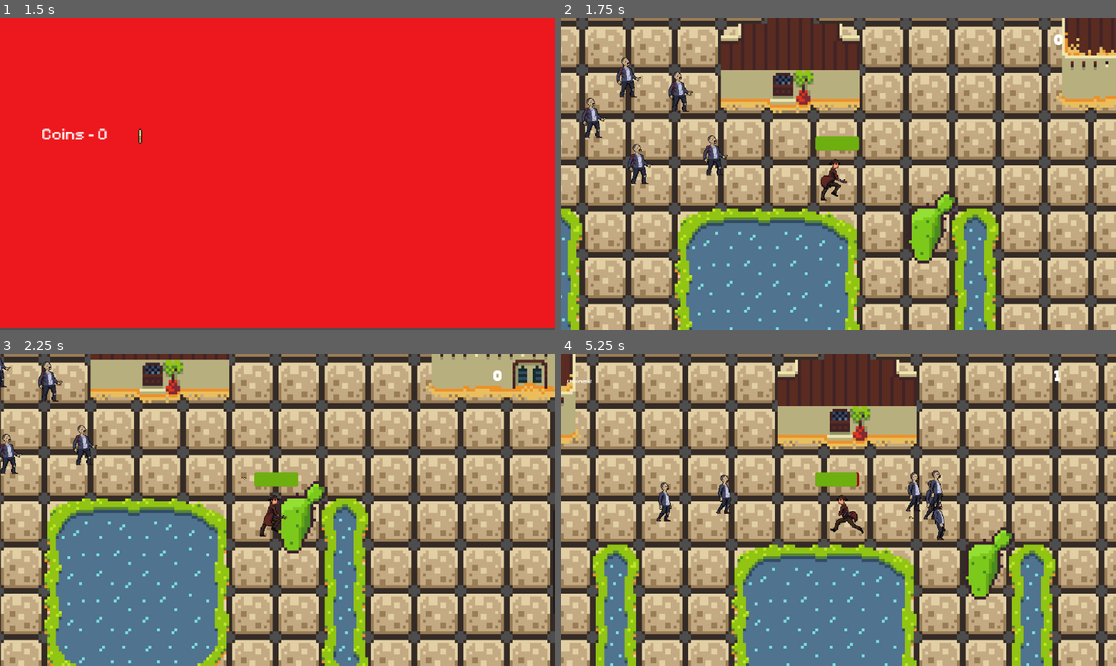
Above: before the commit, frames 1-4 (two rows, left to right).
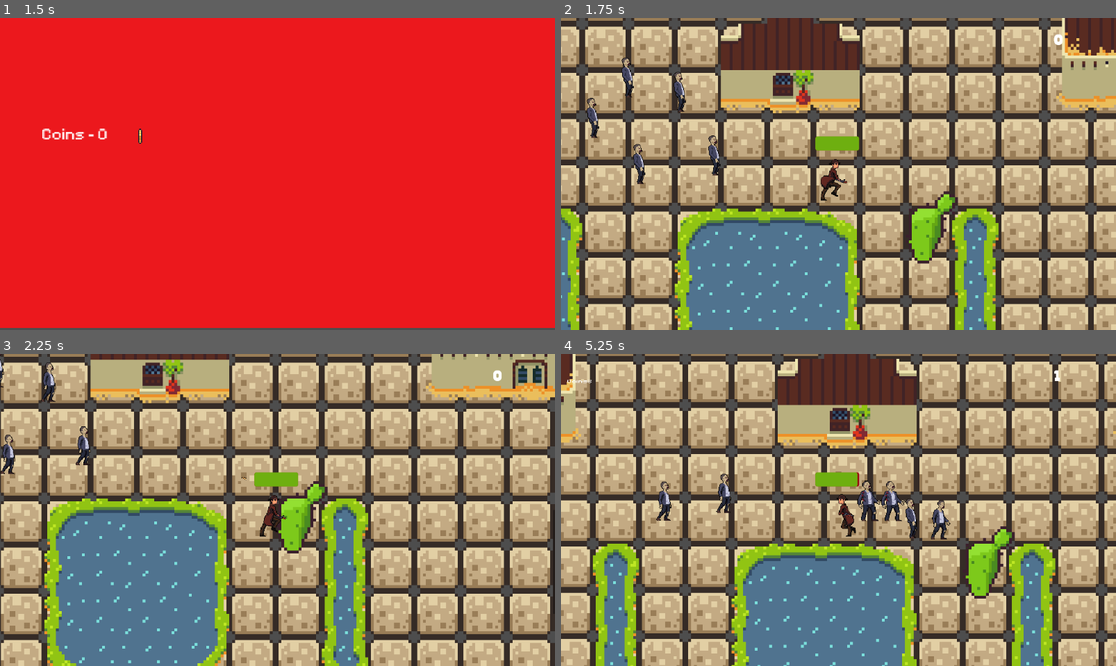
Above: after the commit, the same moments.

Repository: shauryaexe1/Zombie-Wars-
Game: Godot game, scene res://Scenes/main_menu.tscn
Two runs of this game, one before a commit and one after it. Both use one fixed random seed, a clock stepped at 60 frames per second and the inputs below.
Inputs (mouse positions are in pixels of both pictures, inside the frame that each line leads up to):
- Up to frame 1 (1.5 s): click (271, 177) at 0.5 s; move the mouse to (399, 158) at 1.27 s; hold Right (ui_right) from 1.28 s (still down); click (399, 158) at 1.35 s
- Up to frame 2 (1.75 s): keep holding Right (ui_right)
- Up to frame 3 (2.25 s): move the mouse to (166, 525) at 2.02 s; release Right (ui_right) at 2.03 s; hold Down (ui_down) from 2.03 s (still down); click (166, 525) at 2.1 s
- Up to frame 4 (5.25 s): move the mouse to (894, 441) at 2.77 s; release Down (ui_down) at 2.78 s; hold Right (ui_right) 2.78-3.53 s; click (894, 441) at 2.85 s; move the mouse to (810, 572) at 3.52 s; hold Up (ui_up) 3.53-4.28 s; click (810, 572) at 3.6 s; move the mouse to (1005, 556) at 4.27 s; hold Left (ui_left) from 4.28 s (still down); click (1005, 556) at 4.35 s; move the mouse to (672, 463) at 5.02 s; click (672, 463) at 5.1 s

Frame 1 is identical in both runs. In frame 2, 1.2% of the frame differs, in the area x 3-31%, y 12-54%; in frame 3, 0.8%; in frame 4, 12%, in the area x 0-100%, y 0-100%.

Commit message:
finishing sprint 5
today i did most of my sprint 5 work where i added the zombie hurting animation and the zombie attack animation. Then i added the sound effects of the zombie and the player shooting. Then finally i added the background music for all the scenes.

Diff:
--- a/Scenes/Game.Over.r.tscn
+++ b/Scenes/Game.Over.r.tscn
@@ -5,6 +5,7 @@
 [ext_resource type="FontFile" uid="uid://bvn6bprv7ardh" path="res://All design/Cowboys 2.0.otf" id="3_2xt5c"]
 [ext_resource type="LabelSettings" uid="uid://b5atkdx3rt028" path="res://font/new_label_settings.tres" id="4_2br8d"]
 [ext_resource type="PackedScene" uid="uid://dna3rxf2cwvxl" path="res://Scenes/coins.tscn" id="5_o1gbj"]
+[ext_resource type="AudioStream" uid="uid://w8l2rklxe0ow" path="res://Audio files/game_over_music.mp3" id="6_c6blf"]
 
 [sub_resource type="LabelSettings" id="LabelSettings_2br8d"]
 font = ExtResource("3_2xt5c")
@@ -71,5 +72,9 @@
 position = Vector2(92, 13.999996)
 scale = Vector2(2.018316, 2.018316)
 
+[node name="GameOverMusic" type="AudioStreamPlayer" parent="." unique_id=1163915732]
+stream = ExtResource("6_c6blf")
+parameters/looping = true
+
 [connection signal="pressed" from="Control/Try Again" to="." method="_click_replay"]
 [connection signal="pressed" from="Control/Try Again/Main Menu" to="." method="_Main_menu"]
--- a/Scenes/game.over.r.gd
+++ b/Scenes/game.over.r.gd
@@ -7,6 +7,7 @@
 	score_label.text = "High Score " + str(Global.high_score)
 	coins_label.text = "Coins Earned" + str(Global.run_coins)
 	Global.save_game()
+	$GameOverMusic.play()
 
 
 func _click_replay() -> void:
--- a/Scenes/gun.tscn
+++ b/Scenes/gun.tscn
@@ -3,6 +3,7 @@
 [ext_resource type="Script" uid="uid://bnavo4cwp6x27" path="res://Scripts/gun.gd" id="1_dk5gl"]
 [ext_resource type="Texture2D" uid="uid://b0wguf5oox68f" path="res://Assests/Shotgun FREE/shotgun1-Sheet.png" id="1_vk1bi"]
 [ext_resource type="PackedScene" uid="uid://d08oqy6k4rkjv" path="res://Scenes/bullet.tscn" id="3_kw0bs"]
+[ext_resource type="AudioStream" uid="uid://ns0j55m8ltkj" path="res://Audio files/Shooting_sound.mp3" id="4_k4teu"]
 
 [sub_resource type="CircleShape2D" id="CircleShape2D_dk5gl"]
 radius = 121.037186
@@ -48,3 +49,6 @@
 position = Vector2(7.000001, 1.9999999)
 
 [node name="Timer" type="Timer" parent="." unique_id=461886947]
+
+[node name="ShootingSound" type="AudioStreamPlayer" parent="." unique_id=401367952]
+stream = ExtResource("4_k4teu")
--- a/Scenes/main_game.gd
+++ b/Scenes/main_game.gd
@@ -14,6 +14,8 @@
 	Global.score_points = 0
 	Global.run_coins = 0
 	Global.consume_upgrades()
+	Global.stop_music()
+	$GameMusic.play()
 
 	last_difficulty_score = 0
 	spawn_interval = 2.0
--- a/Scenes/main_game.tscn
+++ b/Scenes/main_game.tscn
@@ -9,6 +9,7 @@
 [ext_resource type="PackedScene" uid="uid://cfv8fsmect71w" path="res://Scenes/fade_transition.tscn" id="7_18r40"]
 [ext_resource type="FontFile" uid="uid://bvn6bprv7ardh" path="res://All design/Cowboys 2.0.otf" id="8_6y7pd"]
 [ext_resource type="LabelSettings" uid="uid://b5atkdx3rt028" path="res://font/new_label_settings.tres" id="9_r0mdn"]
+[ext_resource type="AudioStream" uid="uid://dbor7xyy0ca5u" path="res://Audio files/In_gameplay_music.mp3" id="10_r0mdn"]
 
 [sub_resource type="RectangleShape2D" id="RectangleShape2D_r0mdn"]
 size = Vector2(203, 114)
@@ -807,4 +808,9 @@
 scale = Vector2(1, 0.99999994)
 shape = SubResource("RectangleShape2D_0xqxu")
 
+[node name="GameMusic" type="AudioStreamPlayer" parent="." unique_id=345980618]
+stream = ExtResource("10_r0mdn")
+autoplay = true
+parameters/looping = true
+
 [connection signal="timeout" from="Timer" to="." method="_on_timer_timeout"]
--- a/Scenes/zombie.tscn
+++ b/Scenes/zombie.tscn
@@ -5,6 +5,7 @@
 [ext_resource type="Texture2D" uid="uid://k6jab7yy0lxj" path="res://Assests/Free-Urban-Zombie-Sprite-Sheet-Pixel-Art-Pack/Zombie_1/Attack.png" id="2_4slyf"]
 [ext_resource type="Texture2D" uid="uid://dfvhft6nnx3h5" path="res://Assests/Free-Urban-Zombie-Sprite-Sheet-Pixel-Art-Pack/Zombie_1/Dead.png" id="3_5ia6i"]
 [ext_resource type="Texture2D" uid="uid://dkb0bmnd1rbv" path="res://Assests/Free-Urban-Zombie-Sprite-Sheet-Pixel-Art-Pack/Zombie_1/Hurt.png" id="4_xx3wb"]
+[ext_resource type="AudioStream" uid="uid://bf13sh288yj2n" path="res://Audio files/zombie_walking_sound.mp3" id="6_4slyf"]
 
 [sub_resource type="AtlasTexture" id="AtlasTexture_fj6an"]
 atlas = ExtResource("2_4slyf")
@@ -120,7 +121,7 @@
 "duration": 1.0,
 "texture": SubResource("AtlasTexture_f3vja")
 }],
-"loop": false,
+"loop": true,
 "name": &"Attack",
 "speed": 10.0
 }, {
@@ -210,7 +211,7 @@
 position = Vector2(-1.2500012, -13.750001)
 scale = Vector2(0.20703124, 0.20703124)
 sprite_frames = SubResource("SpriteFrames_fj6an")
-animation = &"Hurt"
+animation = &"Attack"
 
 [node name="CollisionShape2D" type="CollisionShape2D" parent="." unique_id=709053964]
 position = Vector2(-2, -1)
@@ -221,5 +222,11 @@
 [node name="Timer" type="Timer" parent="." unique_id=318143721]
 autostart = true
 
+[node name="ZombieWalkSound" type="AudioStreamPlayer" parent="." unique_id=188514991]
+stream = ExtResource("6_4slyf")
+volume_db = -20.0
+pitch_scale = 0.88
+parameters/looping = true
+
 [connection signal="animation_finished" from="AnimatedSprite2D" to="." method="_on_animation_finished"]
 [connection signal="timeout" from="Timer" to="." method="_on_timer_timeout"]
--- a/Scripts/global.gd
+++ b/Scripts/global.gd
@@ -29,8 +29,16 @@
 var score_label: Label
 var coins_label: Label
 
+var music_player: AudioStreamPlayer
+
 func _ready() -> void:
 	load_game()
+	# Set up background music
+	music_player = AudioStreamPlayer.new()
+	music_player.stream = preload("res://Audio files/mainmenu_music.mp3")
+	music_player.stream.loop = true
+	music_player.autoplay = true
+	add_child(music_player)
 
 
 func _on_score_changed() -> void:
@@ -108,3 +116,11 @@
 	has_firerate_upgrade = false
 	has_shield_upgrade = false
 	save_game()
+
+func stop_music() -> void:
+	if music_player:
+		music_player.stop()
+
+func start_music() -> void:
+	if music_player:
+		music_player.play()
--- a/Scripts/gun.gd
+++ b/Scripts/gun.gd
@@ -21,6 +21,7 @@
 
 
 func shoot():
+	$ShootingSound.play()
 	const BULLET = preload("res://Scenes/bullet.tscn")
 	var new_bullet = BULLET.instantiate()
 	new_bullet.global_position = %ShootingPoint.global_position
--- a/Scripts/main_menu.gd
+++ b/Scripts/main_menu.gd
@@ -6,8 +6,10 @@
 var button_type = null
 
 func _ready() -> void:
+	Global.start_music()
 	coins_label.text = "Coins - " + str(Global.coins)
 	high_score_label.text = "High Score - " + str(Global.high_score)
+
 
 
 func _on_game_start_pressed() -> void:
--- a/Scripts/zombie.gd
+++ b/Scripts/zombie.gd
@@ -1,24 +1,41 @@
 extends CharacterBody2D
 const speed = 40
+const attack_range = 20.0
 var health = 2
 var dead: bool = false
 
 @export var player: Node2D
 @onready var nav_agent := $NavigationAgent2D as NavigationAgent2D
 @onready var animated_sprite = $AnimatedSprite2D
+@onready var player_damage_area := player.get_node("DamageArea") as Area2D
 
 
 # Moving to next navigation point at each frame using pathfinding
+# also attack if the zombie is overlappping with the player's damage box
 func _physics_process(_delta: float) -> void:
-	if not dead:
+	if dead :
+		return
+
+	var distance_to_player = global_position.distance_to(player.global_position)
+	print("Distance:", distance_to_player)
+	var in_attack_range = distance_to_player <= attack_range
+
+	if in_attack_range:
+		velocity = Vector2.ZERO
+		$ZombieWalkSound.stop()
+		if animated_sprite.animation != "Attack" and animated_sprite.animation != "Hurt":
+			animated_sprite.play ("Attack")
+	else:
 		var dir = to_local(nav_agent.get_next_path_position()).normalized()
 		print(dir)
 		velocity= dir * speed
-
-		if velocity.length() > 0:
+		if animated_sprite.animation!= "Walk" and animated_sprite.animation !="Hurt":
 			animated_sprite.play("Walk")
+			if not $ZombieWalkSound.playing:
+				$ZombieWalkSound.play()
 
 		move_and_slide()
+
 
 
 # Updates the navigation target to the player's current position
Not shown, added: Audio files/In_gameplay_music.mp3.import
Not shown, added: Audio files/Shooting_sound.mp3.import
Not shown, added: Audio files/game_over_music.mp3.import
Not shown, added: Audio files/mainmenu_music.mp3.import
Not shown, added: Audio files/zombie_walking_sound.mp3.import
Not shown, added: Audio files/In_gameplay_music.mp3
Not shown, added: Audio files/Shooting_sound.mp3
Not shown, added: Audio files/game_over_music.mp3
Not shown, added: Audio files/mainmenu_music.mp3
Not shown, added: Audio files/zombie_walking_sound.mp3
